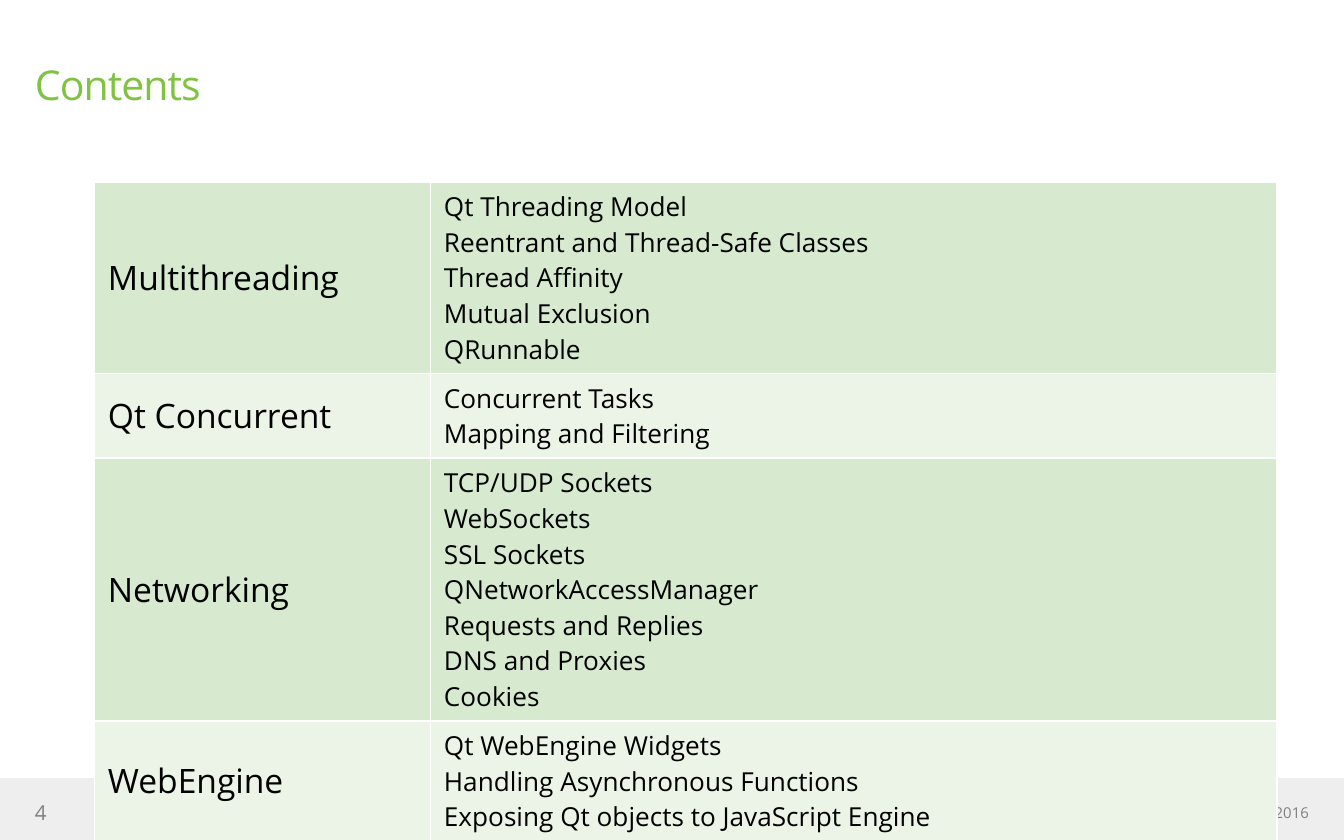
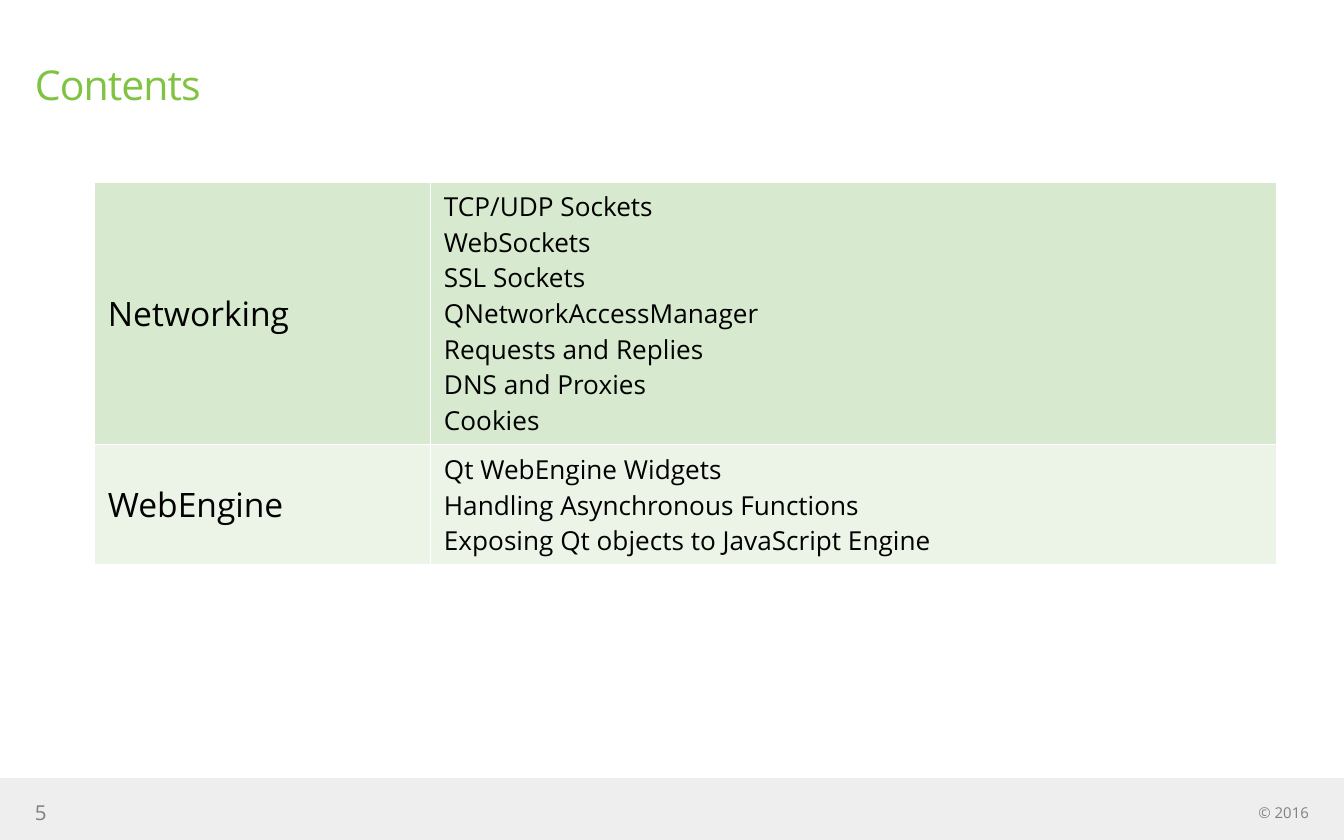
Before and after one commit to jigneshBadrakhiya/training-material, a slide deck: slide 5 of engine/docs/engine edition slideware.pptx (slide 4 before the commit). Drawn at 1344x840 pixels with LibreOffice and Linux fonts; fonts in the diff are those of the drawing. Boxes give left, top, right and bottom in pixels: in the first picture for what was removed or moved away, otherwise in the second. Text is boxed around its words. In the diff, an @@ line names an element or a change of style, - is before the commit and + after.

```diff
--- a/engine/docs/engine edition slideware.pptx
+++ b/engine/docs/engine edition slideware.pptx
@@ table at [94, 181, 1277, 561] @@
-row 1: Multithreading | Qt Threading Model / Reentrant and Thread-Safe Classes / Thread Affinity / Mutual Exclusion / QRunnable
-row 2: Qt Concurrent | Concurrent Tasks / Mapping and Filtering
@@ page number at [35, 805, 47, 820]: text changed @@
-4
+5
```
Also in this commit, not shown: 11 other slides changed, 26 slides added.
